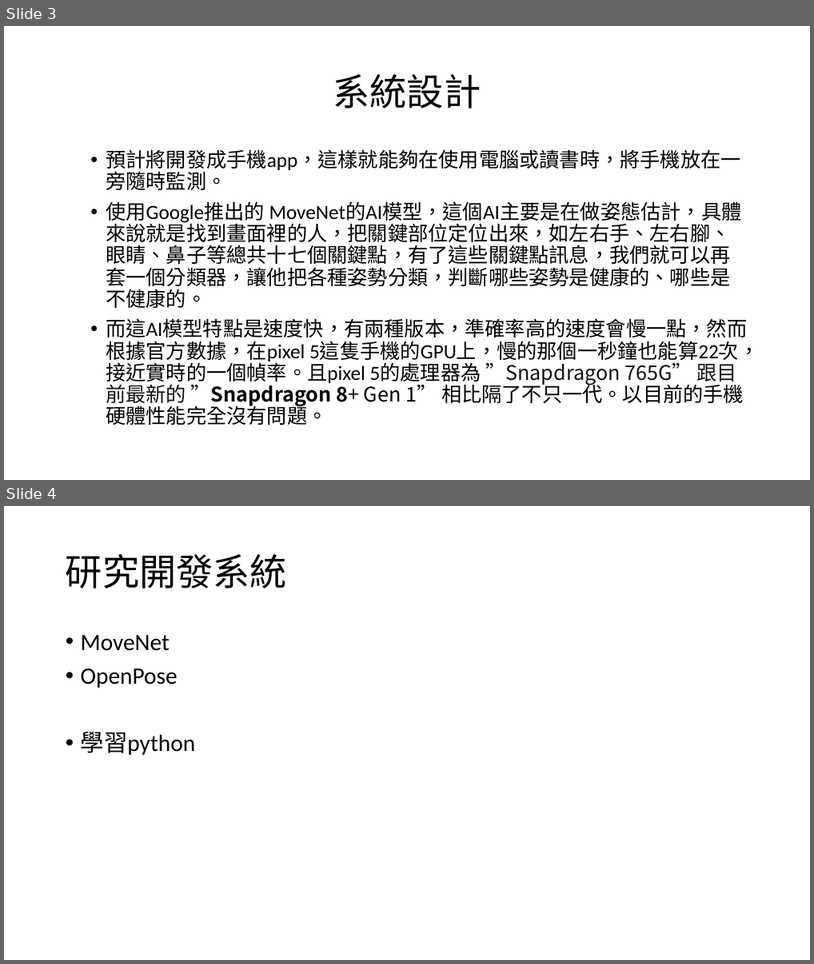
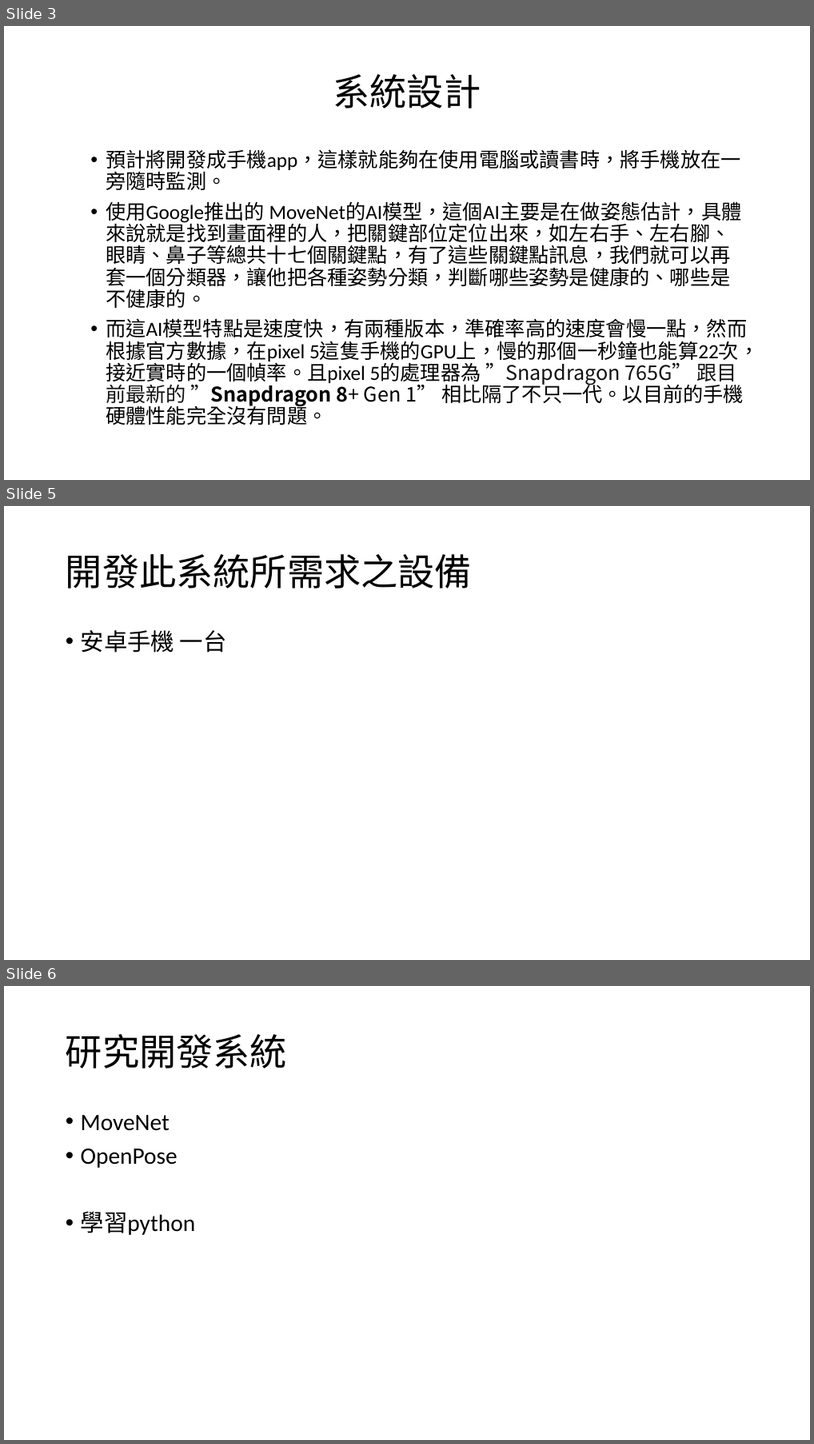
Before and after one commit to mizulun/seatpose-system, a slide deck: 坐姿矯正系統.pptx. Shown one above the other, each under a label of ours: slides 3 and 4 before the commit, slides 3, 5 and 6 after it; the slides between them are not shown. The pictures are 814x964 and 814x1444 pixels, drawn with LibreOffice and Linux fonts; fonts in the diff are those of the drawing. Boxes give left, top, right and bottom in pixels: in the first picture for what was removed or moved away, otherwise in the second. Text is boxed around its words. In the diff, an @@ line names an element or a change of style, - is before the commit and + after.

Commit message:
新增為何運行在手機上以及開發此系統需求設備

```diff
--- a/坐姿矯正系統.pptx
+++ b/坐姿矯正系統.pptx
@@ slide 5 added at [4,506,810,960], background #FFFFFF @@
@@ title added at [66,554,472,588], 44 pt, text #000000 @@
+開發此系統所需求之設備
@@ text added at [81,630,227,652], 28 pt, text #000000 @@
+• 安卓手機 一台
@@ what was slide 4 is now slide 6 @@
```
Also in this commit, not shown: 1 other slide added.
